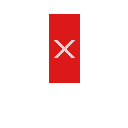
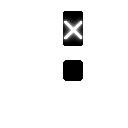
Layered file, before and after one edit (128 x 128). Changes by layer:
added layer "Layer 2 copy 2" above "Layer 2 copy" over <box>57,14,83,46</box>
added layer "Layer 2 copy" above "Layer 2" over <box>61,18,83,42</box>
painted on "Layer 2" over <box>54,21,82,58</box>
removed layer "Layer 1" (was 90%) over <box>49,14,80,83</box>
added layer "Layer 3" above "Background" over <box>63,11,83,81</box>
